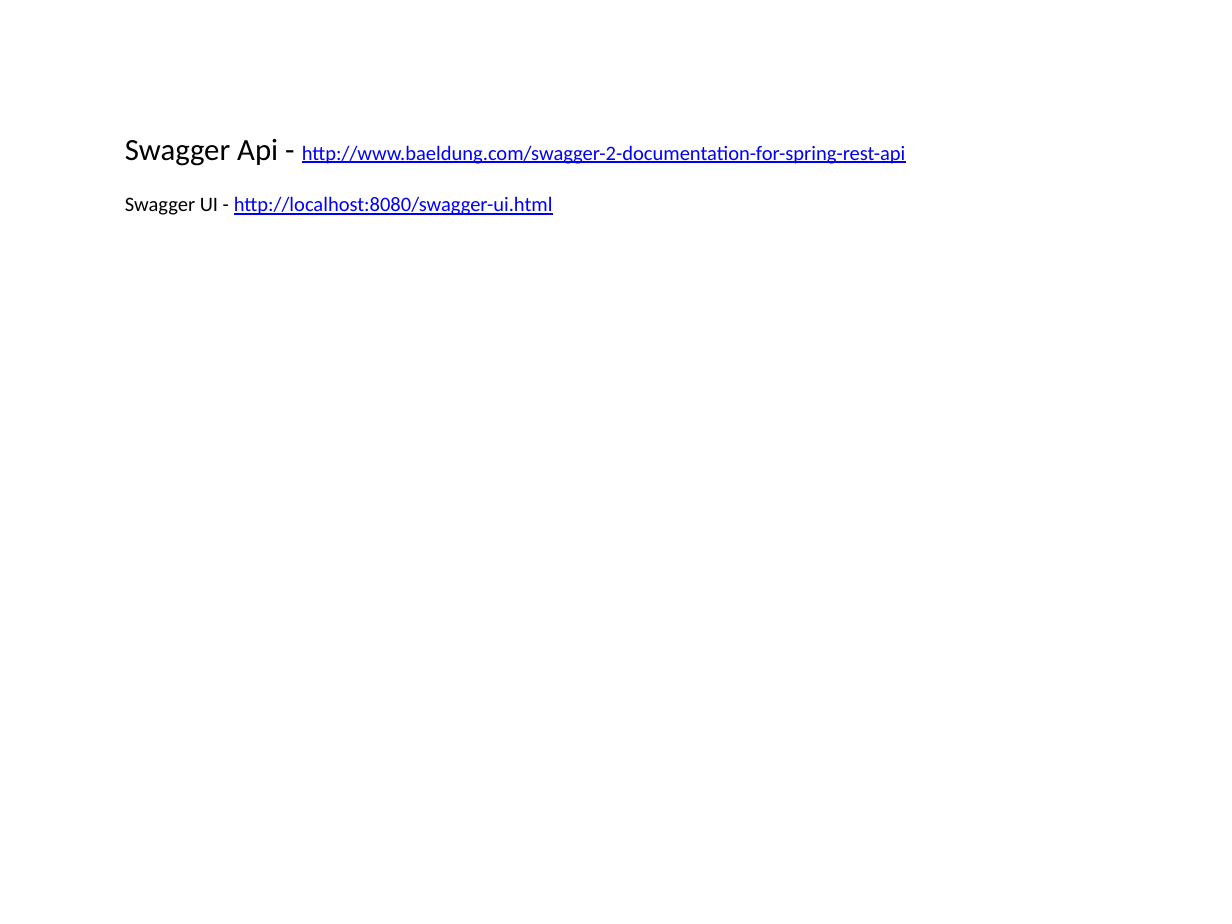
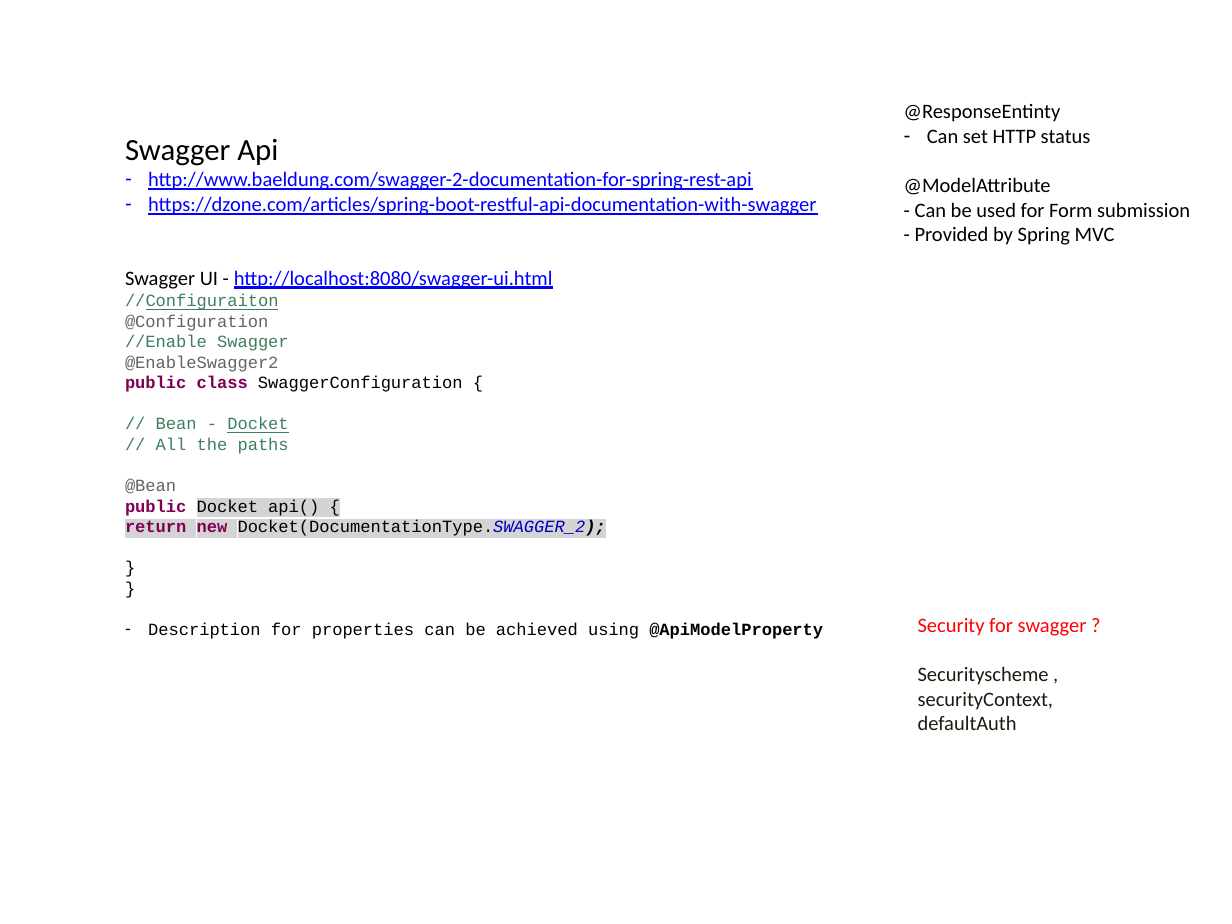
Before and after one commit to mdparthi/SpringBootApplication, a slide deck: slide 12 of info/SpringBootDocumentation.pptx. Drawn at 1232x924 pixels with LibreOffice and Linux fonts; fonts in the diff are those of the drawing. Boxes give left, top, right and bottom in pixels: in the first picture for what was removed or moved away, otherwise in the second. Text is boxed around its words. In the diff, an @@ line names an element or a change of style, - is before the commit and + after.

```diff
--- a/info/SpringBootDocumentation.pptx
+++ b/info/SpringBootDocumentation.pptx
@@ text added at [904, 104, 1190, 245], 12 pt, text #000000 @@
+@ResponseEntinty
+– Can set HTTP status
+@ModelAttribute
+- Can be used for Form submission
+- Provided by Spring MVC
@@ text at [125, 139, 816, 215]: text changed @@
-Swagger Api - http://www.baeldung.com/swagger-2-documentation-for-spring-rest-api
+Swagger Api
+– http://www.baeldung.com/swagger-2-documentation-for-spring-rest-api
+– https://dzone.com/articles/spring-boot-restful-api-documentation-with-swagger
@@ text at [125, 293, 823, 639]: paragraphs added @@
+//Configuraiton
+@Configuration
+//Enable Swagger
+@EnableSwagger2
+public class SwaggerConfiguration {
+// Bean - Docket
+// All the paths
+@Bean
+public Docket api() {
+return new Docket(DocumentationType.SWAGGER_2);
+}
+}
+– Description for properties can be achieved using @ApiModelProperty
@@ text added at [918, 618, 1087, 730], 12 pt, text #1E1C11 @@
+Security for swagger ?
+Securityscheme ,
+securityContext,
+defaultAuth
```
Also in this commit, not shown: 8 slides added, 1 other file.
